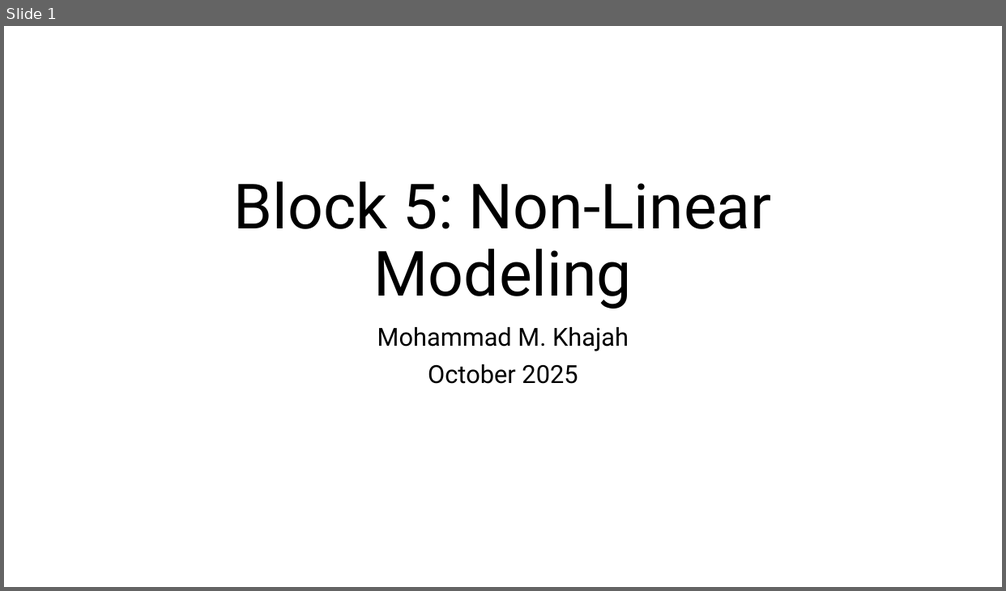
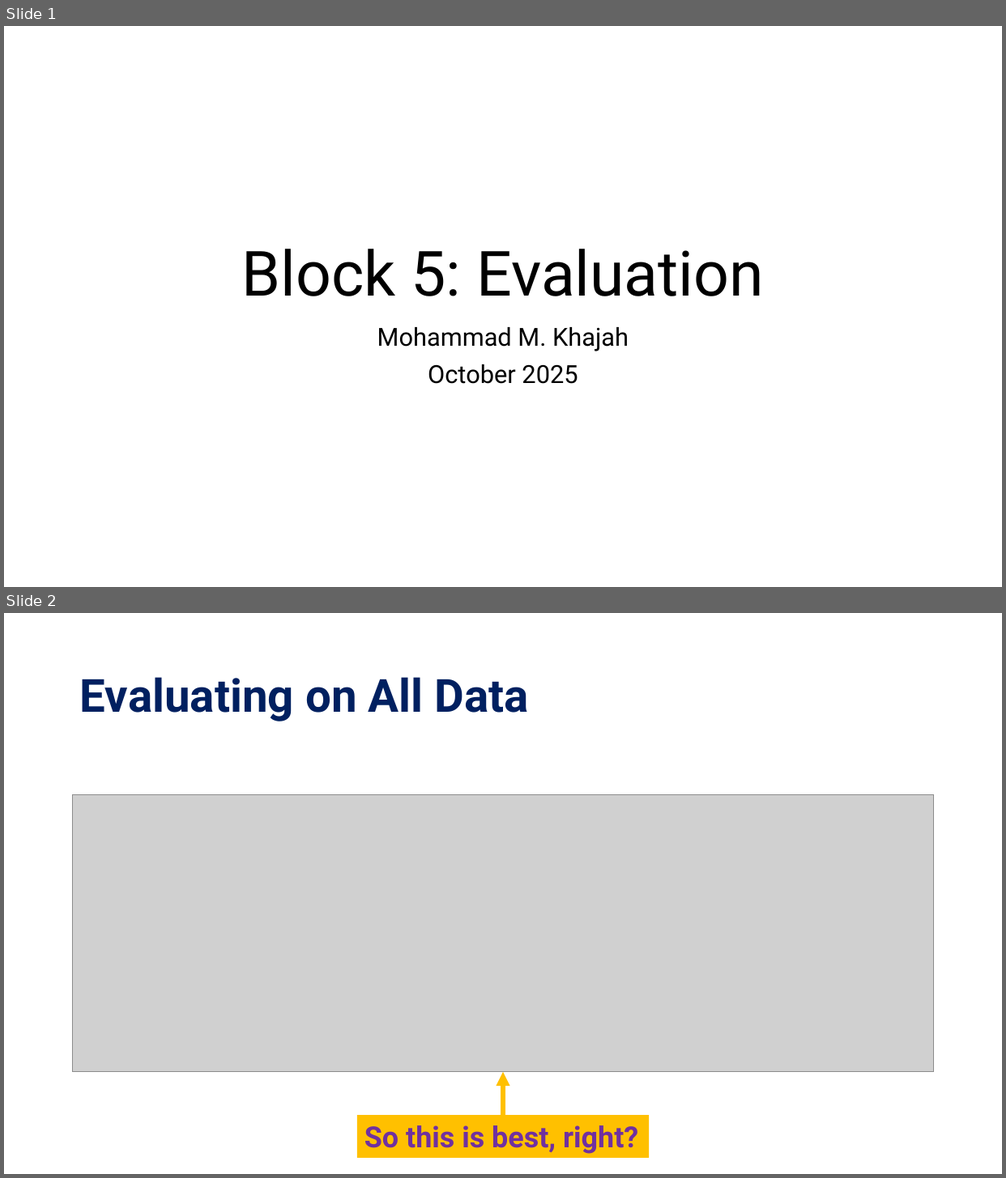
Before and after one commit to KISRDevelopment/python-ml-2025, a slide deck: slides/block5.pptx. Shown one above the other, each under a label of ours: slide 1 before the commit, slides 1 and 2 after it. The pictures are 1006x591 and 1006x1178 pixels, drawn with LibreOffice and Linux fonts; fonts in the diff are those of the drawing; grey boxes stand for pictures. Boxes give left, top, right and bottom in pixels: in the first picture for what was removed or moved away, otherwise in the second. Text is boxed around its words. In the diff, an @@ line names an element or a change of style, - is before the commit and + after.

Commit message:
complete evaluation block

```diff
--- a/slides/block5.pptx
+++ b/slides/block5.pptx
@@ slide 2 added at (4,613,1002,1174), background #FFFFFF @@
@@ title added at (80,677,529,722), 44 pt, text #002060, bold @@
+Evaluating on All Data
@@ picture added at (73,794,330,1072) @@
@@ picture added at (73,794,934,1072) @@
@@ picture added at (676,794,934,1072) @@
@@ arrow added from (503, 1115) to (503, 1072), #FFC000 4.5 pt @@
@@ rectangle added at (357,1115,650,1158), fill #FFC000, 28 pt, text #7030A0, bold @@
+So this is best, right?
@@ slide 1 changed as well @@
@@ title at (242,249,764,297): text changed @@
-Block 5: Non-Linear Modeling
+Block 5: Evaluation
```
Also in this commit, not shown: 1 other slide changed, 2 other slides added, 4 slides removed, 4 other files.
